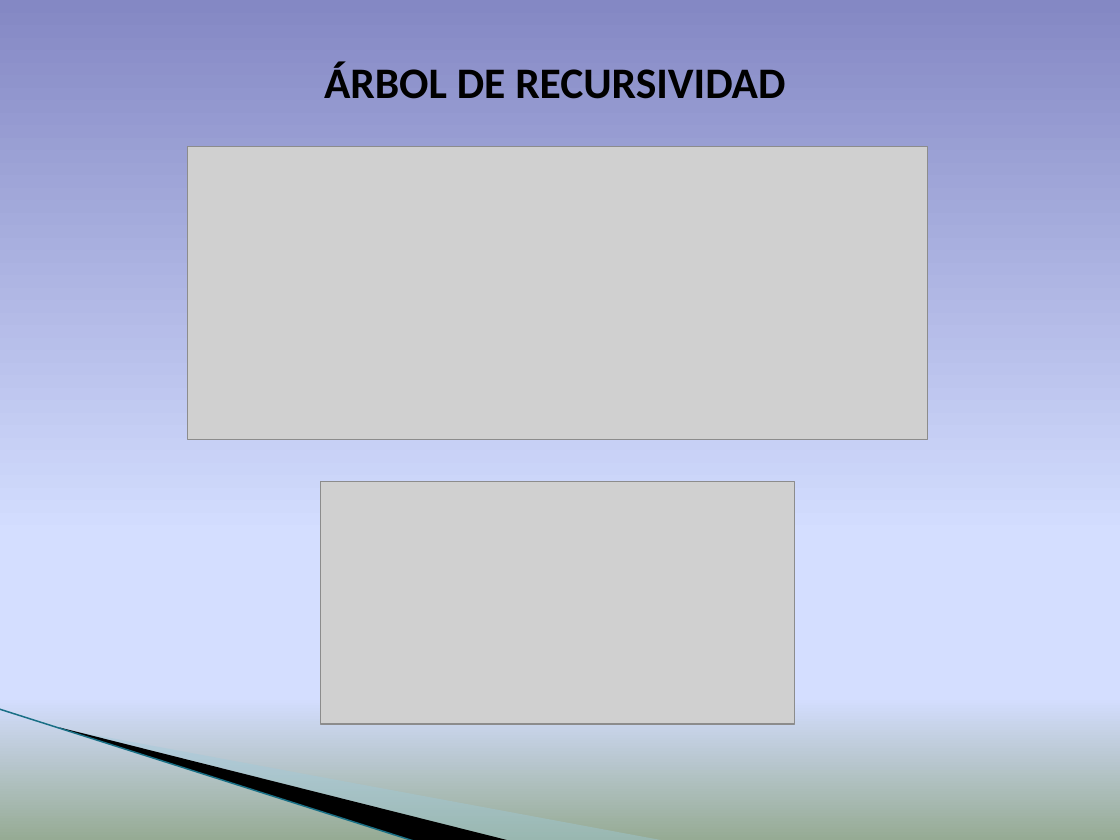
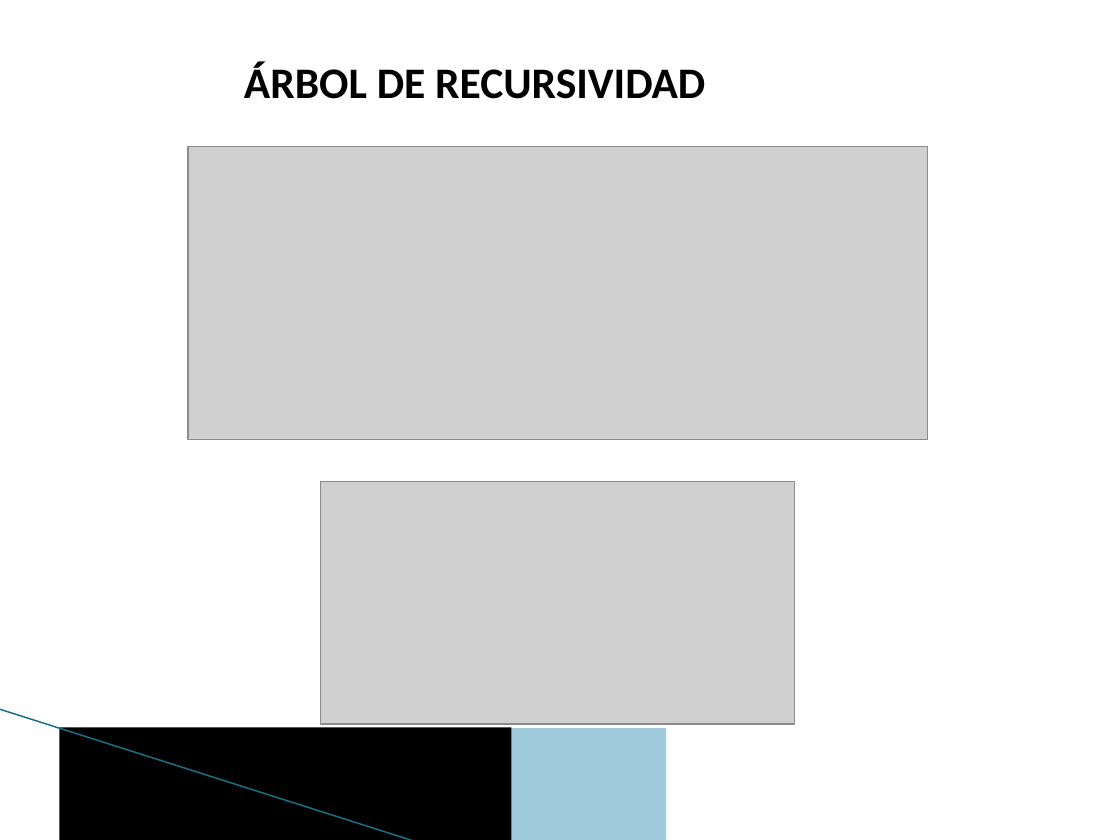
Before and after one commit to alu0100881677/DAA_L2_1_Strassen, a slide deck: slide 15 of Presentation/Algoritmo de Strassen.pptx. Drawn at 1120x840 pixels with LibreOffice and Linux fonts; fonts in the diff are those of the drawing; grey boxes stand for pictures; background and template pictures are left out. Boxes give left, top, right and bottom in pixels: in the first picture for what was removed or moved away, otherwise in the second. Text is boxed around its words. In the diff, an @@ line names an element or a change of style, - is before the commit and + after.

```diff
--- a/Presentation/Algoritmo de Strassen.pptx
+++ b/Presentation/Algoritmo de Strassen.pptx
@@ background gradient #8488C4 to #D4DEFF to #96AB94 to #FFFFFF @@
@@ text "ÁRBOL DE RECURSIVIDAD" moved from (x1=324, y1=62, x2=785, y2=99) to (x1=244, y1=62, x2=705, y2=99) @@
@@ line (0, 709) - (416, 840): stroke #97C5D8 0.95 pt to #196F85 0.96 pt @@
@@ freeform shape removed at (x1=59, y1=727, x2=512, y2=840) @@
@@ rectangle added at (x1=59, y1=727, x2=512, y2=840), fill #000000 @@
@@ freeform shape removed at (x1=62, y1=728, x2=666, y2=840) @@
@@ rectangle added at (x1=62, y1=728, x2=666, y2=840), fill #9FCBDC @@
```
Also in this commit, not shown: 14 other slides changed, 2 slides added.
